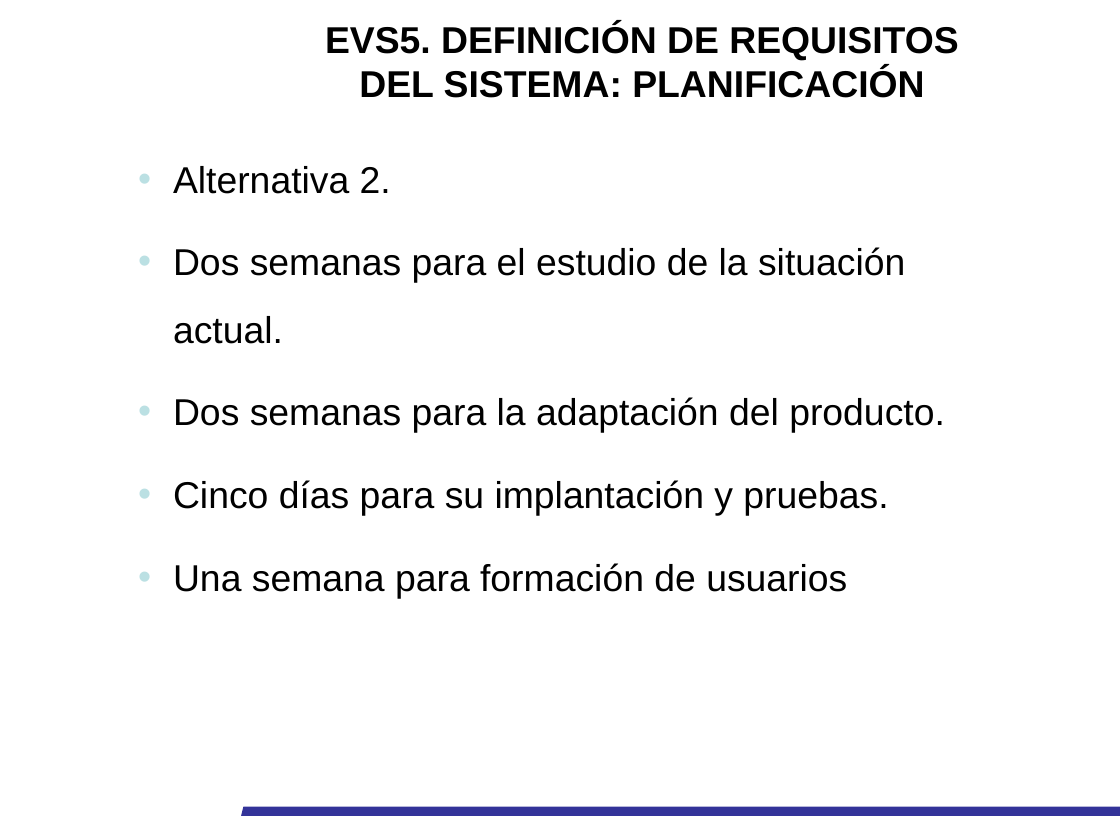
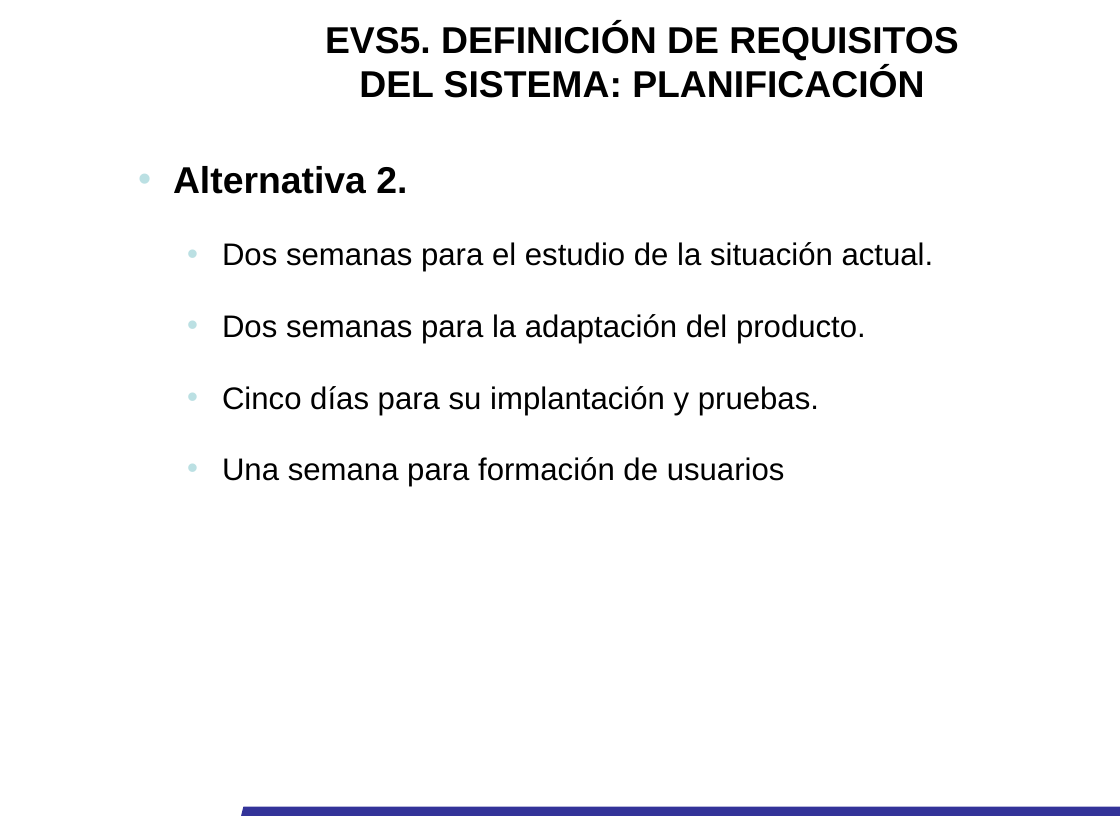
Before and after one commit to pquella/buscaminas, a slide deck: slide 19 of Docu elaborada/Presentación_EVS_UXOS_CENAD.pptx (slide 16 before the commit). Drawn at 1120x840 pixels with LibreOffice and Linux fonts; fonts in the diff are those of the drawing; background and template pictures are left out. Boxes give left, top, right and bottom in pixels: in the first picture for what was removed or moved away, otherwise in the second. Text is boxed around its words. In the diff, an @@ line names an element or a change of style, - is before the commit and + after.

```diff
--- a/Docu elaborada/Presentación_EVS_UXOS_CENAD.pptx
+++ b/Docu elaborada/Presentación_EVS_UXOS_CENAD.pptx
@@ text "Alternativa 2." at <box>173,166,934,486</box>: bold on in "Alternativa 2."; size 24 to 20 pt; list level 1 to 2 in "Dos semanas para el estudio ..."; list level 1 to 2 in "Dos semanas para la adaptación ..."; list level 1 to 2 in "Cinco días para su implantación ..."; list level 1 to 2 in "Una semana para formación de ..." @@
```
Also in this commit, not shown: 10 other slides changed, 4 slides added, 6 other files.
